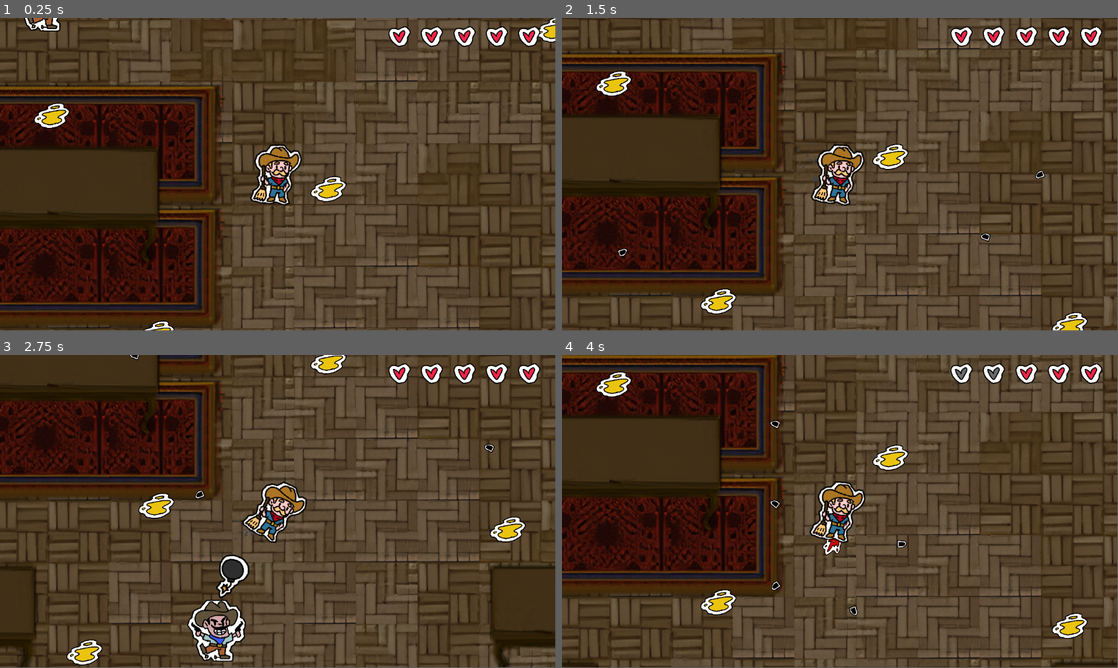
Above: before the commit, frames 1-4 (two rows, left to right).
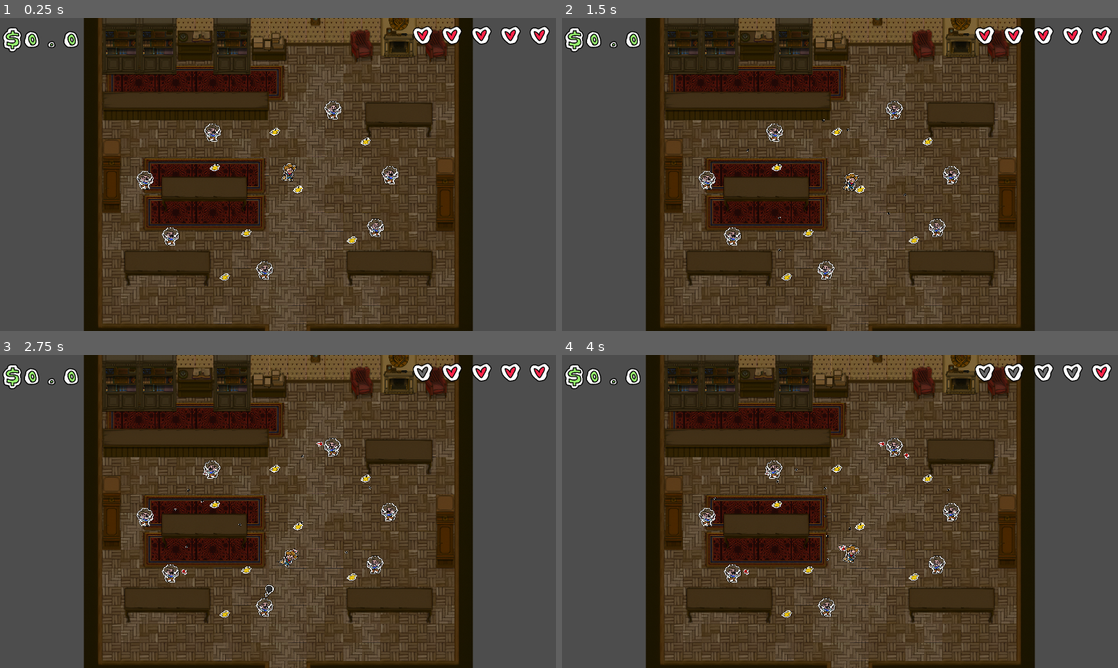
Above: after the commit, the same moments.

Repository: LavenderPlush/SaloonBrawl
Game: Godot game, scene res://Maps/wild_west_saloon.tscn
Same seed, same stepped clock (60 frames per second), same inputs: the game is played once before the commit and once after it.
Inputs:
- Up to frame 1 (0.25 s): no input
- Up to frame 2 (1.5 s): hold D (right) 0.53-1.28 s; hold E (interact) 0.53-1.28 s; hold S (down) from 1.28 s (still down); tap E (interact) at 1.35 s
- Up to frame 3 (2.75 s): release S (down) at 2.03 s; hold D (right) from 2.03 s (still down); hold E (interact) from 2.03 s (still down)
- Up to frame 4 (4 s): release D (right) at 2.78 s; release E (interact) at 2.78 s; hold W (up) 2.78-3.53 s; tap E (interact) at 2.85 s; hold A (left) from 3.53 s (still down); hold E (interact) from 3.53 s (still down)
The window is 799x449 before the commit and 800x450 after it. Grey fills any space a smaller window leaves; there, only what the larger window draws over its background counts as a difference.

The runs differ from the first frame. In frame 1, 68% of the frame differs, in the area x 0-100%, y 0-100%; in frame 2, 67%; in frame 3, 67%; in frame 4, 66%.

Commit message:
Add global event bus and scoring

Diff:
--- a/GameManager/game_manager.gd
+++ b/GameManager/game_manager.gd
@@ -1,9 +1,13 @@
 extends Node2D
 
-@onready var health_bar: HealthBar = $Player/Camera2D/HealthBar
+@onready var health_bar: HealthBar = $UI/HealthBar
+@onready var money_ui: Label = $UI/Money
 @onready var player: Player = $Player
 
+var player_money: float = 0.0
+
 func _ready():
+	EventBus.connect("add_money", _on_get_money)
 	player.connect("player_hit", health_bar._on_player_hit)
 	player.connect("player_death", _on_player_death)
 
@@ -11,7 +15,10 @@
 	#TODO handle game overs
 	player.queue_free()
 
-
 #Signals
 func _on_player_death():
 	game_over()
+
+func _on_get_money(amount: float):
+	player_money += amount
+	money_ui.text = '$' + str(player_money)
--- a/GameManager/game_manager.tscn
+++ b/GameManager/game_manager.tscn
@@ -2,24 +2,18 @@
 
 [ext_resource type="Script" uid="uid://brxrxdok8bn0k" path="res://GameManager/game_manager.gd" id="1_70yv6"]
 [ext_resource type="PackedScene" uid="uid://5jxd2d3xp2u" path="res://Characters/Player/player.tscn" id="2_o2178"]
-[ext_resource type="PackedScene" uid="uid://dr68ia5h2q7jy" path="res://UI/Healthbar/health_bar.tscn" id="3_d5upp"]
 [ext_resource type="AudioStream" uid="uid://7o7qei6mc1as" path="res://Assets/saloon_rag.mp3" id="4_d5upp"]
+[ext_resource type="PackedScene" uid="uid://du41rt0ip1vcv" path="res://UI/ui.tscn" id="4_jij60"]
 
 [node name="GameManager" type="Node2D"]
 script = ExtResource("1_70yv6")
 
 [node name="Player" parent="." instance=ExtResource("2_o2178")]
-position = Vector2(160, 471)
-
-[node name="Camera2D" type="Camera2D" parent="Player"]
-
-[node name="HealthBar" parent="Player/Camera2D" instance=ExtResource("3_d5upp")]
-offset_left = -586.0
-offset_top = -288.0
-offset_right = -586.0
-offset_bottom = -288.0
+position = Vector2(1, 2)
 
 [node name="AudioStreamPlayer" type="AudioStreamPlayer" parent="."]
 stream = ExtResource("4_d5upp")
 autoplay = true
 parameters/looping = true
+
+[node name="UI" parent="." instance=ExtResource("4_jij60")]
--- /dev/null
+++ b/Globals/event_bus.gd
@@ -0,0 +1,6 @@
+# The event bus is a global script that allows multiple
+# objects to send signals through / listen to.
+extends Node
+
+@warning_ignore("unused_signal")
+signal add_money(amount: float)
--- a/Interactables/interactable.gd
+++ b/Interactables/interactable.gd
@@ -4,6 +4,7 @@
 signal done_interacting
 
 @export var duration: float = 2
+@export var pay: float = 0.1
 var progress: float = 0
 var inRange: bool = false
 var isInteracting: bool = false
@@ -42,4 +43,5 @@
 
 func _on_timer_timeout():
 	progress = 0
+	EventBus.emit_signal("add_money", pay)
 	emit_signal("done_interacting")
--- a/Maps/wild_west_saloon.tscn
+++ b/Maps/wild_west_saloon.tscn
@@ -64,4 +64,8 @@
 position = Vector2(1122, 1674)
 
 [node name="GameManager" parent="." index="5" instance=ExtResource("5_kqypi")]
-position = Vector2(1214, 873)
+position = Vector2(1419, 1253)
+
+[node name="Camera2D" type="Camera2D" parent="." index="6"]
+position = Vector2(1341, 1272)
+zoom = Vector2(0.5, 0.5)
--- a/UI/Healthbar/health_bar.tscn
+++ b/UI/Healthbar/health_bar.tscn
@@ -4,20 +4,19 @@
 [ext_resource type="Script" uid="uid://047gyib03tlw" path="res://UI/Healthbar/health_bar.gd" id="1_onk12"]
 
 [node name="HealthBar" type="Control"]
-layout_direction = 3
 layout_mode = 3
-anchors_preset = 1
-anchor_left = 1.0
-anchor_right = 1.0
-grow_horizontal = 0
+anchors_preset = 0
 script = ExtResource("1_onk12")
 
 [node name="HeartContainer" type="HBoxContainer" parent="."]
 custom_minimum_size = Vector2(400, 0)
+layout_direction = 3
 layout_mode = 0
-offset_right = 40.0
-offset_bottom = 40.0
-alignment = 2
+offset_left = 177.0
+offset_top = 56.0
+offset_right = 577.0
+offset_bottom = 96.0
+scale = Vector2(1.5, 1.5)
 
 [node name="MarginContainer" type="MarginContainer" parent="HeartContainer"]
 layout_mode = 2
--- /dev/null
+++ b/UI/ui.tscn
@@ -0,0 +1,19 @@
+[gd_scene load_steps=3 format=3 uid="uid://du41rt0ip1vcv"]
+
+[ext_resource type="PackedScene" uid="uid://dr68ia5h2q7jy" path="res://UI/Healthbar/health_bar.tscn" id="1_2fwl4"]
+[ext_resource type="FontFile" uid="uid://cfp5qhlmds0gi" path="res://Assets/font.png" id="2_dajm1"]
+
+[node name="UI" type="CanvasLayer"]
+
+[node name="HealthBar" parent="." instance=ExtResource("1_2fwl4")]
+offset_left = 1937.0001
+offset_right = 1937.0001
+
+[node name="Money" type="Label" parent="."]
+offset_left = 8.0
+offset_top = 9.0
+offset_right = 280.0
+offset_bottom = 145.0
+theme_override_fonts/font = ExtResource("2_dajm1")
+theme_override_font_sizes/font_size = 136
+text = "$0.0"
--- a/project.godot
+++ b/project.godot
@@ -14,6 +14,17 @@
 run/main_scene="uid://bebswochjmdn6"
 config/features=PackedStringArray("4.5", "Forward Plus")
 config/icon="res://icon.svg"
+
+[autoload]
+
+EventBus="*res://Globals/event_bus.gd"
+
+[display]
+
+window/size/viewport_width=1920
+window/size/viewport_height=1080
+window/size/mode=2
+window/stretch/mode="viewport"
 
 [editor]
 
@@ -55,3 +66,7 @@
 "events": [Object(InputEventKey,"resource_local_to_scene":false,"resource_name":"","device":-1,"window_id":0,"alt_press …(192 unchanged characters)…
 ]
 }
+
+[rendering]
+
+textures/canvas_textures/default_texture_filter=2
Binary file added: Assets/font.png
Not shown, added: Assets/font.png.import
Not shown, added: Globals/event_bus.gd.uid
